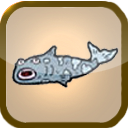
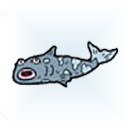
Layers edited between the first and the second w=128, h=128 image:
hid "Layer 2" over [left=0, top=0, right=128, bottom=75]
hid "Layer 1" over [left=0, top=0, right=128, bottom=128]
removed layer "Layer 4" over [left=0, top=2, right=128, bottom=128]
added layer "Layer 7" (80%) above "Layer 6" over [left=0, top=0, right=128, bottom=127]
